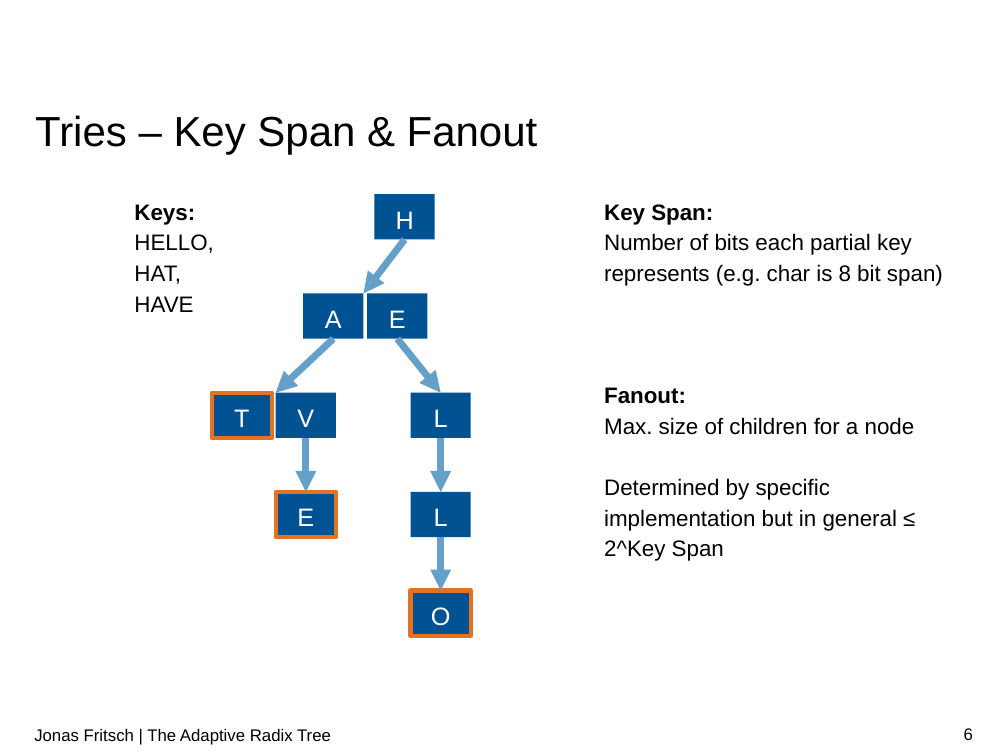
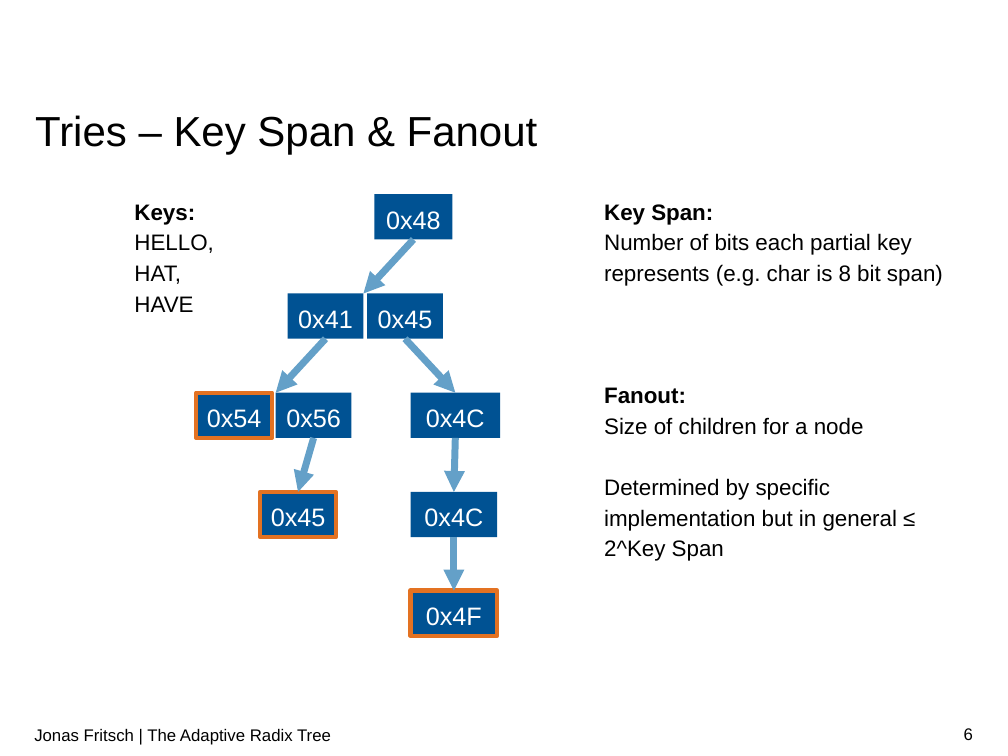
Before and after one commit to atalantus/The-Adaptive-Radix-Tree, a slide deck: slide 6 of Presentation/The Adaptive Radix Tree.pptx. Drawn at 1008x756 pixels with LibreOffice and Linux fonts; fonts in the diff are those of the drawing; background and template pictures are left out. Boxes give left, top, right and bottom in pixels: in the first picture for what was removed or moved away, otherwise in the second. Text is boxed around its words. In the diff, an @@ line names an element or a change of style, - is before the commit and + after.

```diff
--- a/Presentation/The Adaptive Radix Tree.pptx
+++ b/Presentation/The Adaptive Radix Tree.pptx
@@ rectangle "0x48": place and size @@
-rectangle "0x48" at (375,195,435,240)
+rectangle "0x48" at (375,195,453,240)
@@ text in rectangle at (386,211,441,230): text changed @@
-H
+0x48
@@ arrow moved from (404, 240) - (364, 293) to (413, 240) - (364, 293) @@
@@ rectangle "0x41": place and size @@
-rectangle "0x41" at (303,293,364,339)
+rectangle "0x41" at (287,293,363,339)
@@ rectangle "0x45": place and size @@
-rectangle "0x45" at (367,293,427,339)
+rectangle "0x45" at (367,293,443,339)
@@ text in rectangle at (298,310,353,329): text changed @@
-A
+0x41
@@ text in rectangle at (378,310,433,329): text changed @@
-E
+0x45
@@ arrow moved from (334, 339) - (276, 393) to (326, 339) - (276, 393) @@
@@ arrow moved from (397, 339) - (440, 393) to (405, 339) - (456, 393) @@
@@ rectangle "0x54": place and size @@
-rectangle "0x54" at (212,393,272,438)
+rectangle "0x54" at (197,393,272,438)
@@ text in rectangle at (207,409,262,428): text changed @@
-T
+0x54
@@ rectangle "0x56": place and size @@
-rectangle "0x56" at (276,393,337,438)
+rectangle "0x56" at (276,393,352,438)
@@ text in rectangle at (286,409,341,428): text changed @@
-V
+0x56
@@ rectangle "0x4C": place and size @@
-rectangle "0x4C" at (410,393,471,438)
+rectangle "0x4C" at (410,393,500,438)
@@ text in rectangle at (426,409,485,428): text changed @@
-L
+0x4C
@@ text at (604,417,864,435): text changed @@
-Max. size of children for a node
+Size of children for a node
@@ arrow moved from (305, 437) - (305, 492) to (313, 437) - (298, 492) @@
@@ arrow moved from (440, 437) - (440, 492) to (456, 437) - (454, 492) @@
@@ rectangle "0x45": place and size @@
-rectangle "0x45" at (276,492,337,537)
+rectangle "0x45" at (260,492,336,537)
@@ text in rectangle at (271,508,326,527): text changed @@
-E
+0x45
@@ rectangle "0x4C": place and size @@
-rectangle "0x4C" at (410,492,471,537)
+rectangle "0x4C" at (410,492,497,537)
@@ text in rectangle at (424,508,483,527): text changed @@
-L
+0x4C
@@ arrow moved from (440, 537) - (440, 591) to (454, 537) - (454, 591) @@
@@ rectangle "0x4F": place and size @@
-rectangle "0x4F" at (410,591,471,636)
+rectangle "0x4F" at (410,591,497,636)
@@ text in rectangle at (426,607,482,626): text changed @@
-O
+0x4F
```
Also in this commit, not shown: 2 other slides changed, 1 slide added, 1 slide removed.
